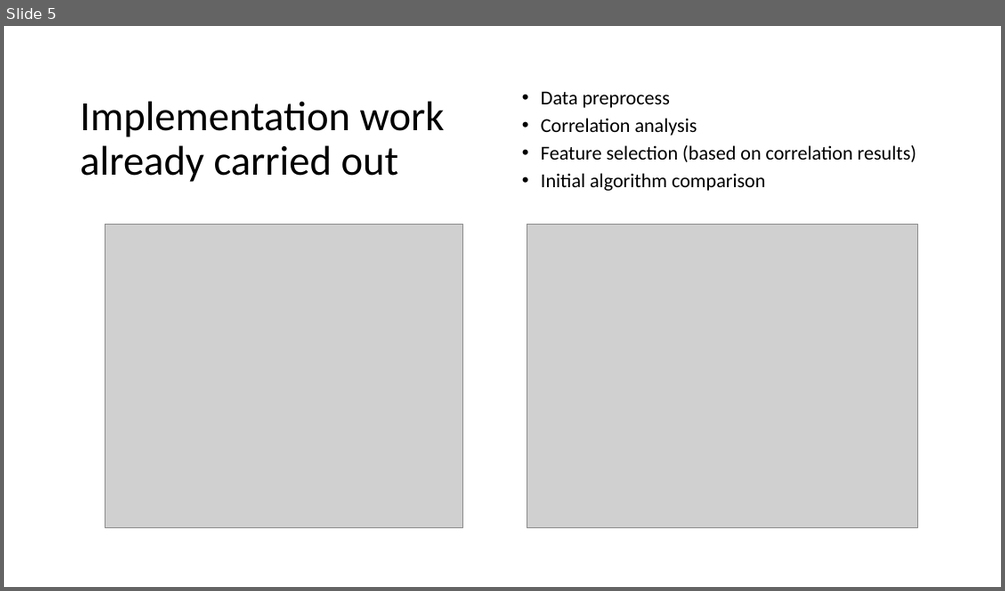
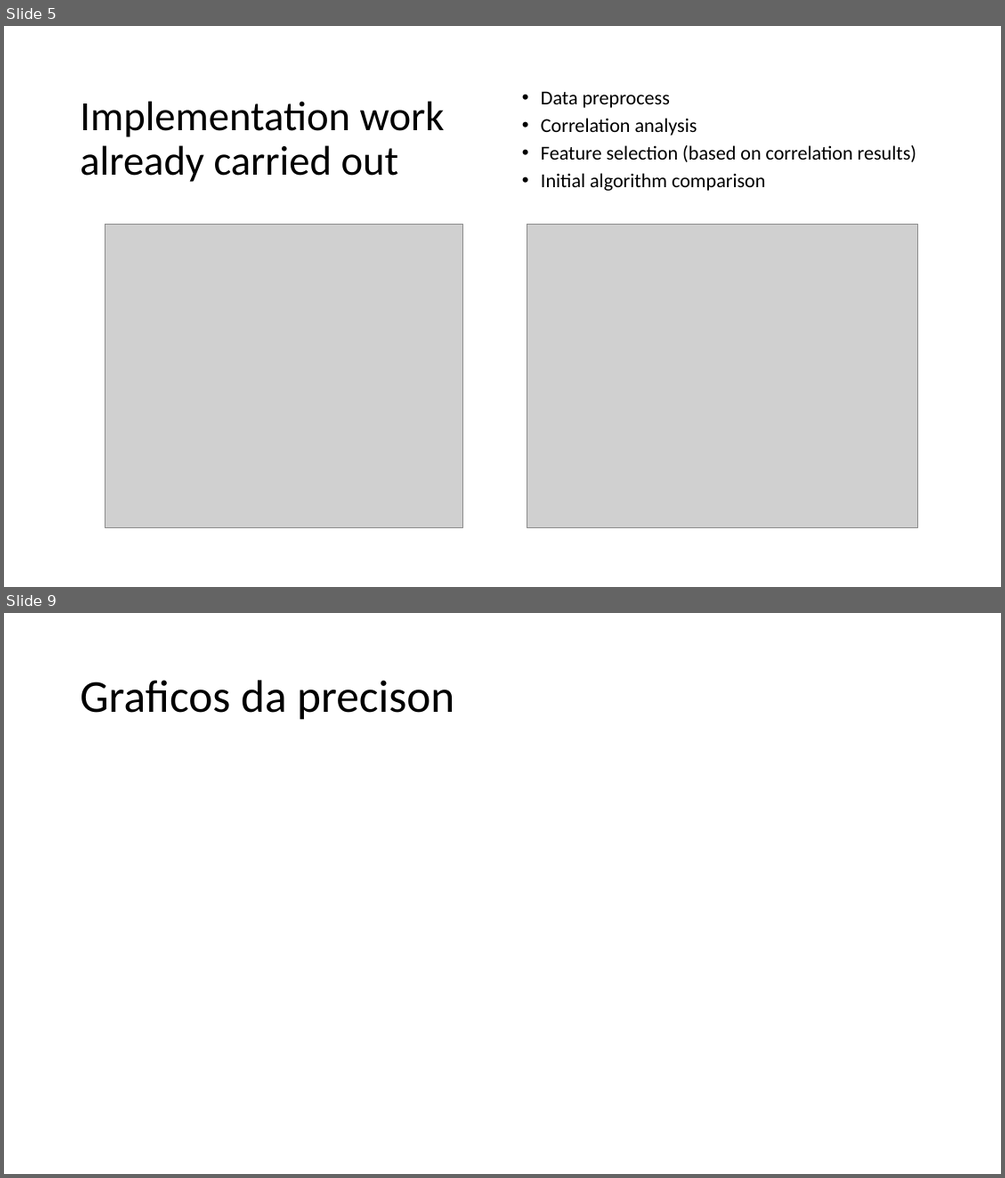
Before and after one commit to afs202005277/HeartDiseasePrediction, a slide deck: Supervised Learning.pptx. Shown one above the other, each under a label of ours: slide 5 before the commit, slides 5 and 9 after it; the slides between them are not shown. The pictures are 1005x591 and 1005x1178 pixels, drawn with LibreOffice and Linux fonts; fonts in the diff are those of the drawing; grey boxes stand for pictures. Boxes give left, top, right and bottom in pixels: in the first picture for what was removed or moved away, otherwise in the second. Text is boxed around its words. In the diff, an @@ line names an element or a change of style, - is before the commit and + after.

```diff
--- a/Supervised Learning.pptx
+++ b/Supervised Learning.pptx
@@ slide 9 added at box(4, 613, 1001, 1174), background #FFFFFF @@
@@ title added at box(80, 680, 454, 720), 44 pt, text #000000 @@
+Graficos da precison
```
Also in this commit, not shown: 4 other slides added, 1 other file.
